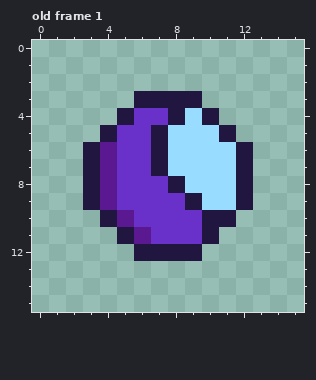
Pixel-art file: assets/images/spritesheets/pink-target.aseprite. Above: the version before the commit.
16x16 pixels, 5 frames. Shown: old frame 1. The commit also changed other frames, which this record leaves out.
The result:
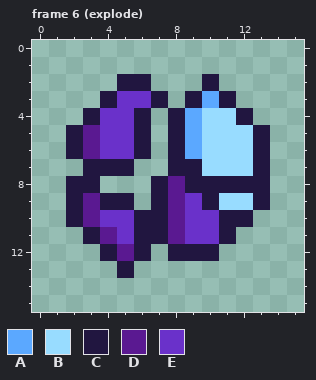
Palette (. is transparent): A #5ba8ff  B #98dcff  C #211640  D #5a1991  E #6a31ca
A new or re-ordered frame is compared with the old frame closest to it.
From old to new:
frames 5 -> 9
Changed rows in their new state; - is an unchanged pixel.
Frame 6 (explode) is new; against old frame 1:
first column x 2:
 2 ---CC---C---
 3 --CEE-.-AC--
 4 -CEEC.-ABBC-
 5 CDE-C.CA-BBC
 6 CDE-C.CA--BC
 7 --CC..CC--BC
 8 C-...CDCCC-C
 9 CDCC.CDEC-BC
10 CDEECCD-E-C-
11 -CDECCD-EC--
12 --CD-.--C---
13 ---C--------
